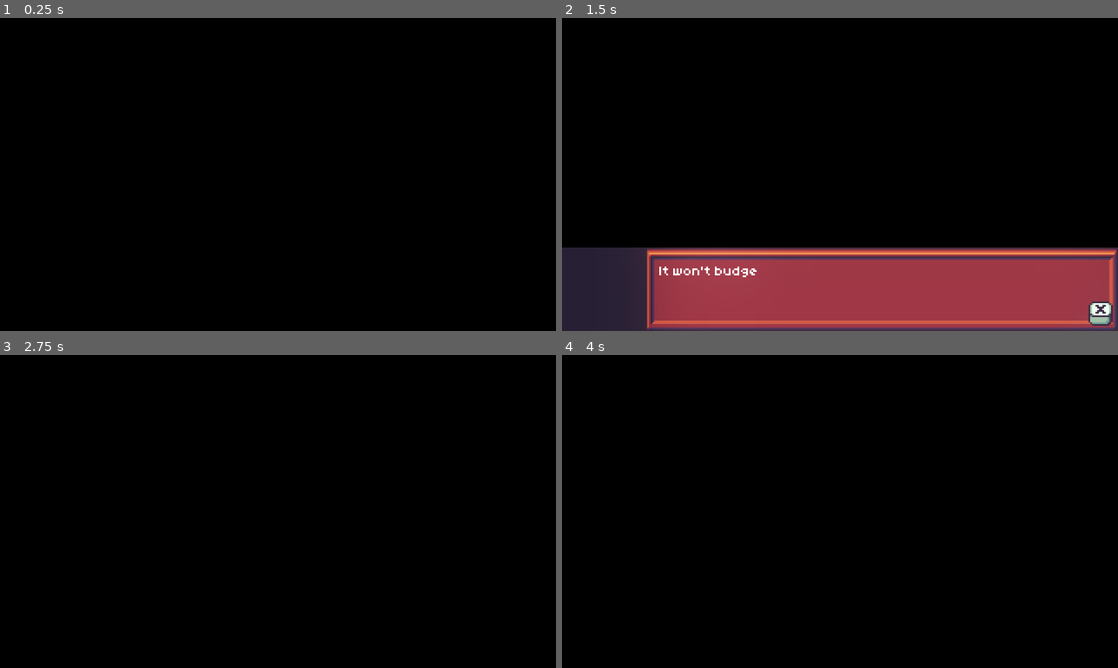
Above: before the commit, frames 1-4 (two rows, left to right).
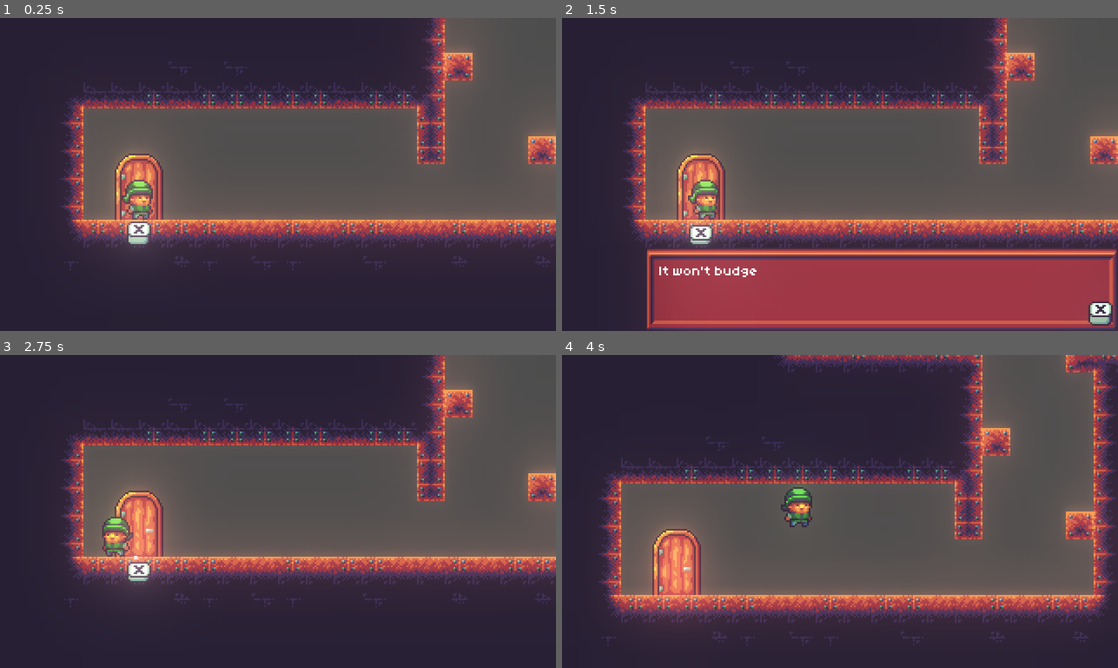
Above: after the commit, the same moments.

Repository: lethiandev/gd-christmas-morning
Game: Godot game, scene res://stages/workshop/workshop_stage.tscn
Two runs of this game, one before a commit and one after it. Both use one fixed random seed, a clock stepped at 60 frames per second and the inputs below. This scene is started directly instead of the project's main scene.
Inputs (mouse positions are in pixels of both pictures, inside the frame that each line leads up to):
- Up to frame 1 (0.25 s): no input
- Up to frame 2 (1.5 s): tap Enter at 0.5 s; move the mouse to (962, 158) at 0.52 s; hold D (move_right) from 0.53 s (still down); tap X (interact) at 0.6, 1.35 s; click (962, 158) at 0.67 s; tap W (jump) at 0.77 s; tap Space at 1.25 s; move the mouse to (728, 190) at 1.27 s
- Up to frame 3 (2.75 s): tap W (jump) at 1.52 s; tap Enter at 2 s; move the mouse to (333, 442) at 2.02 s; release D (move_right) at 2.03 s; hold A (move_left) from 2.03 s (still down); tap X (interact) at 2.1 s
- Up to frame 4 (4 s): move the mouse to (812, 574) at 2.77 s; release A (move_left) at 2.78 s; hold D (move_right) from 2.78 s (still down); tap X (interact) at 2.85, 3.6 s; click (812, 574) at 2.92 s; tap W (jump) at 3.02, 3.77 s; move the mouse to (1006, 558) at 3.52 s

The runs differ from the first frame. In frame 1, 100% of the frame differs, in the area x 0-100%, y 0-100%; in frame 2, 73%; in frame 3, 100%; in frame 4, 100%.

Commit message:
Add fade in on scene ready

Diff:
--- a/src/stages/workshop/workshop_stage.gd
+++ b/src/stages/workshop/workshop_stage.gd
@@ -1,6 +1,7 @@
 extends Node
 
 func _ready():
+	Transition.fade_in()
 	yield(get_tree().create_timer(5.0, false), "timeout")
 	Dialogue.dialog_start([
 		{ "who": "player", "what": "Sorry, that's all what I've prepared so far." },
